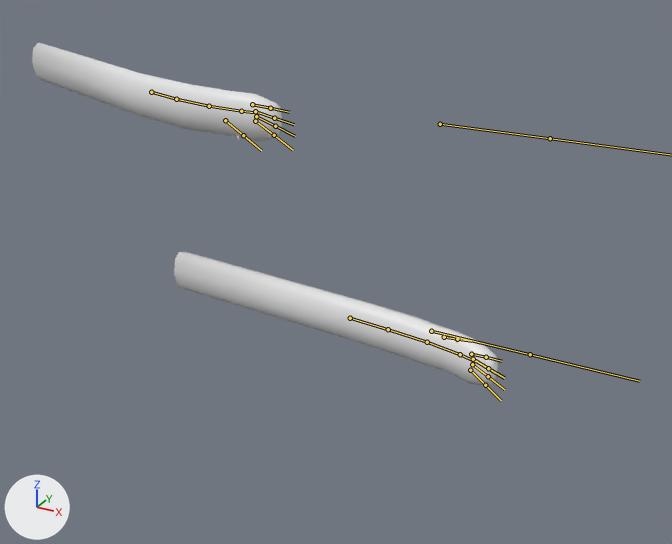
One commit to the FBX model Assets/Meshes/SK_FirstPerson_Paws.fbx: the scene before it, then after it.
Both versions are drawn from a 50 mm camera at (0.864, -0.697, 0.438) aimed at (0.476, 0.009, 0.085). The axes (+X, +Y, +Z) are drawn at lower left. The lights are the same throughout. Both versions are drawn at frame 1 of the action 'Armature|CameraAction'; the numbers are the values there. The bones that bend it are drawn over the model as lines.

The first picture shows 'Claw2.R'.
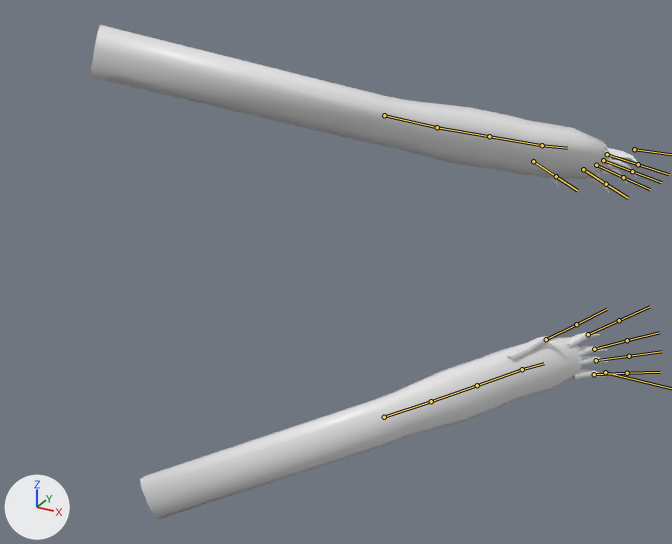
Edits to the bpy script that builds the scene:
```text
Change bone_root_l:
    where bone_root_l = bpy.data.objects['Armature'].pose.bones['Root.L']
    bone_root_l.location: (0.0484, -0.0505, 0.0) -> (-0.0431, 0.0334, 0.0406)
    bone_root_l.rotation_quaternion: (0.999, 0.0, 0.0, 0.049) -> (0.944, -0.162, 0.001, -0.287)  # degrees (0, 0, 6) -> degrees (-18, -5, -33)
Change bone_wristbase_l:
    where bone_wristbase_l = bpy.data.objects['Armature'].pose.bones['WristBase.L']  # child of 'Root.L'
    bone_wristbase_l.rotation_quaternion: (1.0, 0.0, 0.0, 0.022) -> (0.998, 0.023, 0.007, -0.063)  # degrees (0, 0, 3) -> degrees (3, 1, -7)
Change bone_wrist_l:
    where bone_wrist_l = bpy.data.objects['Armature'].pose.bones['Wrist.L']  # child of 'WristBase.L'
    bone_wrist_l.rotation_quaternion: (1.0, 0.0, 0.0, 0.028) -> (0.999, 0.015, 0.004, -0.03)  # degrees (0, 0, 3) -> degrees (2, 1, -3)
    bone_wrist_l.scale: (1.0, 1.0, 1.0) -> (1.2, 1.2, 1.2)
Change bone_paw_l:
    where bone_paw_l = bpy.data.objects['Armature'].pose.bones['Paw.L']  # child of 'Wrist.L'
    bone_paw_l.rotation_quaternion: (0.998, 0.0, 0.0, 0.069) -> (0.999, 0.036, 0.006, 0.006)  # degrees (0, 0, 8) -> degrees (4, 1, 1)
Change bone_claw2_l:
    where bone_claw2_l = bpy.data.objects['Armature'].pose.bones['Claw2.L']  # child of 'Paw.L'
    bone_claw2_l.location: (0.0, 0.0, 0.0) -> (0.0, 0.04, 0.0)
Change bone_claw3_l:
    where bone_claw3_l = bpy.data.objects['Armature'].pose.bones['Claw3.L']  # child of 'Paw.L'
    bone_claw3_l.location: (0.0, 0.0, 0.0) -> (0.0, 0.04, 0.0)
Change bone_claw4_l:
    where bone_claw4_l = bpy.data.objects['Armature'].pose.bones['Claw4.L']  # child of 'Paw.L'
    bone_claw4_l.location: (0.0, 0.0, 0.0) -> (0.0, 0.04, 0.0)
Change bone_claw5_l:
    where bone_claw5_l = bpy.data.objects['Armature'].pose.bones['Claw5.L']  # child of 'Paw.L'
    bone_claw5_l.location: (0.0, 0.0, 0.0) -> (0.0, 0.04, 0.0)
Change bone_claw1_l:
    where bone_claw1_l = bpy.data.objects['Armature'].pose.bones['Claw1.L']  # child of 'Paw.L'
    bone_claw1_l.location: (0.0, 0.0, 0.0) -> (0.0, 0.04, 0.0)
Change bone_root_r:
    where bone_root_r = bpy.data.objects['Armature'].pose.bones['Root.R']
    bone_root_r.location: (0.0358, -0.2734, 0.0) -> (-0.0404, 0.026, -0.0288)
    bone_root_r.rotation_quaternion: (0.988, 0.0, 0.0, 0.155) -> (0.905, 0.214, 0.261, -0.257)  # degrees (0, 0, 18) -> degrees (18, 36, -26)
Change bone_wristbase_r:
    where bone_wristbase_r = bpy.data.objects['Armature'].pose.bones['WristBase.R']  # child of 'Root.R'
    bone_wristbase_r.rotation_quaternion: (0.997, 0.0, 0.0, -0.073) -> (1.0, -0.023, -0.006, -0.013)  # degrees (0, 0, -8) -> degrees (-3, -1, -2)
Change bone_wrist_r:
    where bone_wrist_r = bpy.data.objects['Armature'].pose.bones['Wrist.R']  # child of 'WristBase.R'
    bone_wrist_r.rotation_quaternion: (0.997, 0.0, 0.0, -0.073) -> (1.0, -0.015, -0.004, 0.011)  # degrees (0, 0, -8) -> degrees (-2, 0, 1)
    bone_wrist_r.scale: (1.0, 1.0, 1.0) -> (1.2, 1.2, 1.2)
Change bone_paw_r:
    where bone_paw_r = bpy.data.objects['Armature'].pose.bones['Paw.R']  # child of 'Wrist.R'
    bone_paw_r.rotation_quaternion: (1.0, 0.0, 0.0, -0.026) -> (0.999, -0.036, -0.007, -0.008)  # degrees (0, 0, -3) -> degrees (-4, -1, -1)
Change bone_claw2_r:
    where bone_claw2_r = bpy.data.objects['Armature'].pose.bones['Claw2.R']  # child of 'Paw.R'
    bone_claw2_r.location: (0.0, 0.0, 0.0) -> (0.002, 0.0214, -0.0021)
    bone_claw2_r.scale: (1.0, 1.0, 1.0) -> (0.86, 0.86, 0.86)
Change bone_claw3_r:
    where bone_claw3_r = bpy.data.objects['Armature'].pose.bones['Claw3.R']  # child of 'Paw.R'
    bone_claw3_r.location: (0.0, 0.0, 0.0) -> (0.0043, 0.0235, -0.0032)
    bone_claw3_r.scale: (1.0, 1.0, 1.0) -> (0.86, 0.86, 0.86)
Change bone_claw4_r:
    where bone_claw4_r = bpy.data.objects['Armature'].pose.bones['Claw4.R']  # child of 'Paw.R'
    bone_claw4_r.location: (0.0, 0.0, 0.0) -> (0.0051, 0.025, -0.0034)
    bone_claw4_r.scale: (1.0, 1.0, 1.0) -> (0.86, 0.86, 0.86)
Change bone_claw5_r:
    where bone_claw5_r = bpy.data.objects['Armature'].pose.bones['Claw5.R']  # child of 'Paw.R'
    bone_claw5_r.location: (0.0, 0.0, 0.0) -> (0.0052, 0.0262, -0.0031)
    bone_claw5_r.scale: (1.0, 1.0, 1.0) -> (0.86, 0.86, 0.86)
Change bone_claw1_r:
    where bone_claw1_r = bpy.data.objects['Armature'].pose.bones['Claw1.R']  # child of 'Paw.R'
    bone_claw1_r.location: (0.0, 0.0, 0.0) -> (0.0026, 0.0202, 0.0028)
    bone_claw1_r.scale: (1.0, 1.0, 1.0) -> (0.86, 0.86, 0.86)
```

Boxes (x1, y1, x2, y2) around the edits, measured in the pictures (672 x 544 px):
'Claw2.R', posed (18% wider, 43% taller): before (32, 42, 498, 388); after (91, 25, 641, 519)
bone 'Root.L', root to tip: before (350, 318) to (388, 329); after (384, 417) to (431, 401)
bone 'WristBase.L', root to tip: before (388, 329) to (427, 342); after (431, 401) to (477, 385)
bone 'Wrist.L', root to tip: before (427, 342) to (460, 354); after (477, 385) to (522, 369)
bone 'Paw.L', root to tip: before (460, 354) to (475, 361); after (522, 369) to (544, 363)
bone 'Claw2.L', root to tip: before (471, 354) to (486, 357); after (588, 334) to (619, 320)
bone 'Claw3.L', root to tip: before (473, 359) to (488, 368); after (594, 349) to (627, 340)
bone 'Claw4.L', root to tip: before (472, 364) to (488, 376); after (596, 360) to (629, 356)
bone 'Claw5.L', root to tip: before (470, 370) to (485, 385); after (594, 374) to (627, 373)
bone 'Claw1.L', root to tip: before (444, 337) to (457, 339); after (546, 339) to (576, 324)
bone 'Root.R', root to tip: before (151, 92) to (176, 99); after (384, 115) to (437, 127)
bone 'WristBase.R', root to tip: before (176, 99) to (209, 106); after (437, 127) to (489, 136)
bone 'Wrist.R', root to tip: before (209, 106) to (241, 111); after (489, 136) to (542, 145)
bone 'Paw.R', root to tip: before (241, 111) to (258, 113); after (542, 145) to (567, 148)
bone 'Claw2.R', root to tip: before (255, 121) to (274, 135); after (583, 169) to (606, 184)
bone 'Claw3.R', root to tip: before (256, 116) to (275, 126); after (596, 165) to (623, 177)
bone 'Claw4.R', root to tip: before (255, 111) to (274, 118); after (603, 160) to (632, 171)
bone 'Claw5.R', root to tip: before (252, 104) to (270, 108); after (607, 154) to (638, 164)
bone 'Claw1.R', root to tip: before (225, 120) to (243, 135); after (533, 161) to (556, 176)
